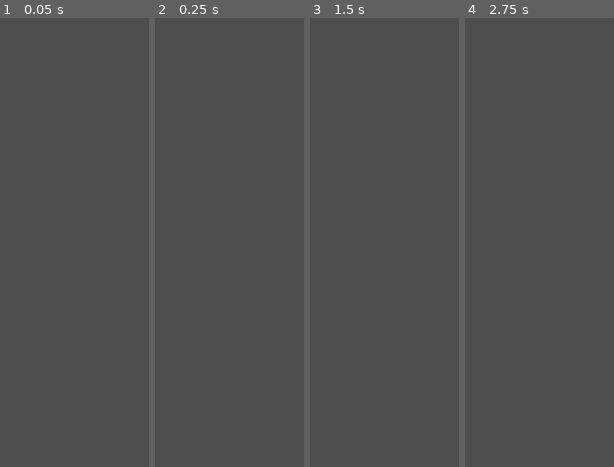
Above: before the commit, frames 1-4 (left to right).
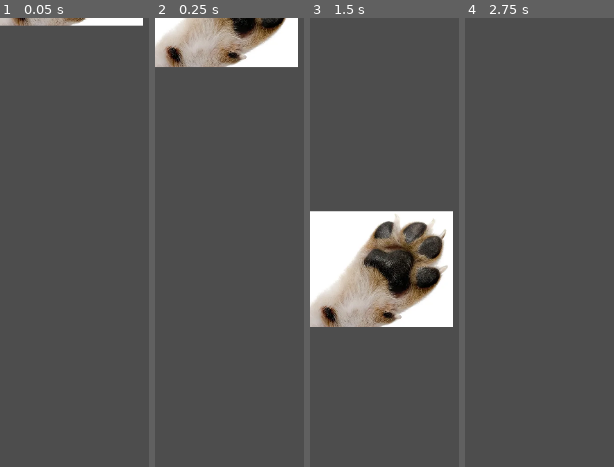
Above: after the commit, the same moments.

Repository: DiossFer/GameJam25-Articuno
Game: Godot game, scene res://Scenes/zarpazo.tscn
The game is run twice, just before and just after one commit, with the same random seed, the same clock (stepped at 60 frames per second) and the same inputs. The project has no main scene, so this scene is started directly.
Inputs:
- Up to frame 1 (0.05 s): no input
- Up to frame 2 (0.25 s): no input
- Up to frame 3 (1.5 s): tap Enter (ui_accept) at 0.5, 0.77 s; hold Right (ui_right) from 0.53 s (still down)
- Up to frame 4 (2.75 s): tap Enter (ui_accept) at 1.52 s; release Right (ui_right) at 2.03 s; hold Left (ui_left) from 2.03 s (still down)

The runs differ from the first frame. In frame 1, 1.7% of the frame differs, in the area x 0-96%, y 0-2%; in frame 2, 10%; in frame 3, 24%, in the area x 0-96%, y 42-69%; in frame 4, nothing differs.

Commit message:
Imagen ejemplo añadida, implementando logica zarpa

Diff:
--- a/gamejamprojectarticuno/Bubble.tscn
+++ b/gamejamprojectarticuno/Bubble.tscn
@@ -5,7 +5,6 @@
 
 [sub_resource type="Animation" id="Animation_bgnaq"]
 resource_name = "burbuja_movimiento"
-length = 0.6
 loop_mode = 1
 step = 0.099
 tracks/0/type = "value"
@@ -43,7 +42,7 @@
 }
 
 [sub_resource type="RectangleShape2D" id="RectangleShape2D_vp5hk"]
-size = Vector2(107, 146)
+size = Vector2(107, 138)
 
 [node name="Burbuja" type="CharacterBody2D"]
 position = Vector2(587, 298)
@@ -61,5 +60,5 @@
 }
 
 [node name="CollisionShape2D3" type="CollisionShape2D" parent="."]
-position = Vector2(-145.5, -6)
+position = Vector2(-145.5, -2)
 shape = SubResource("RectangleShape2D_vp5hk")
--- a/gamejamprojectarticuno/Scenes/sprite_2d.gd
+++ b/gamejamprojectarticuno/Scenes/sprite_2d.gd
@@ -9,9 +9,3 @@
 
 		visible = true  # Objeto visible
 		await get_tree().create_timer(3.0).timeout  # Durante estos segundos el tiempo está visible
-	 # Replace with function body.
-
-
-# Called every frame. 'delta' is the elapsed time since the previous frame.
-func _process(delta: float) -> void:
-	pass
--- a/gamejamprojectarticuno/Scenes/zarpazo.tscn
+++ b/gamejamprojectarticuno/Scenes/zarpazo.tscn
@@ -1,7 +1,12 @@
-[gd_scene load_steps=3 format=3 uid="uid://cvn5nyfajkvo7"]
+[gd_scene load_steps=6 format=3 uid="uid://cvn5nyfajkvo7"]
 
 [ext_resource type="Texture2D" uid="uid://d3urycsq5f10c" path="res://Assets/Prueba/danger-symbol-triangle-on-transparent-260nw-1335676049.webp" id="2_ubmkf"]
 [ext_resource type="Script" path="res://Scenes/sprite_2d.gd" id="2_wl8eo"]
+[ext_resource type="Script" path="res://Scenes/zarpazo_serio.gd" id="3_o06vj"]
+[ext_resource type="Texture2D" uid="uid://myrnck6yvof5" path="res://Assets/Prueba/depositphotos_4939636-stock-photo-close-picture-dog-paw-great.png" id="4_ntaj0"]
+
+[sub_resource type="RectangleShape2D" id="RectangleShape2D_iycg4"]
+size = Vector2(207, 159)
 
 [node name="AvisoZarpazo" type="Area2D"]
 
@@ -11,4 +16,16 @@
 texture = ExtResource("2_ubmkf")
 script = ExtResource("2_wl8eo")
 
+[node name="ZarpazoSerio" type="Area2D" parent="."]
+script = ExtResource("3_o06vj")
+
+[node name="CollisionShape2D" type="CollisionShape2D" parent="ZarpazoSerio"]
+position = Vector2(100, -83)
+shape = SubResource("RectangleShape2D_iycg4")
+
+[node name="Sprite2D" type="Sprite2D" parent="ZarpazoSerio"]
+position = Vector2(102, -87)
+scale = Vector2(0.509756, 0.506061)
+texture = ExtResource("4_ntaj0")
+
 [connection signal="area_shape_entered" from="." to="." method="_on_area_shape_entered"]
--- /dev/null
+++ b/gamejamprojectarticuno/Scenes/zarpazo_serio.gd
@@ -0,0 +1,42 @@
+extends Area2D
+
+const SPEED = 5.0 #constante que indica la velocidad de la flecha
+var up = false #variable para indicar la dirección de la flecha, indica que va hacia arriba
+var down = false #variable para indicar la dirección de la flecha, indica que va hacia abajo
+
+# Called when the node enters the scene tree for the first time.
+func _ready() -> void:
+	print("me CREO")
+	#detecto la dirección a la que va a ir la flecha
+	if(position.y <= 0):
+		down = true
+		gravity *= -1
+
+
+
+
+# Called every frame. 'delta' is the elapsed time since the previous frame.
+func _process(delta: float) -> void:
+	if(down):
+		position.y += 1 * SPEED
+		if(position.y >= 2000):
+			print("me destruyo")
+			queue_free()
+		else:
+			pass
+	else:
+		position.y -= 1 * SPEED
+		if(position.y <= -250.0):
+			print("me destruyo")
+			queue_free()
+		else:
+			pass
+
+
+	#move_and_slide()
+
+# Called when the arrow leave the camera
+func _on_body_entered(body: Node2D) -> void:
+	print("chocolate")
+	#queue_free()
+	pass
--- a/gamejamprojectarticuno/bubble.gd
+++ b/gamejamprojectarticuno/bubble.gd
@@ -47,7 +47,3 @@
 	if nombre_anim != anim_actual:
 		$Sprite2D3/AnimationPlayer.play(nombre_anim)
 		anim_actual = nombre_anim
-
-
-func _on_body_entered(body: Node2D) -> void:
-	pass
Binary file added: gamejamprojectarticuno/Assets/Prueba/depositphotos_4939636-stock-photo-close-picture-dog-paw-great.png
Not shown, added: gamejamprojectarticuno/Assets/Prueba/depositphotos_4939636-stock-photo-close-picture-dog-paw-great.png.import
Not shown: 1 places in gamejamprojectarticuno/Scenes/jungle.tscn that only renumber resources
